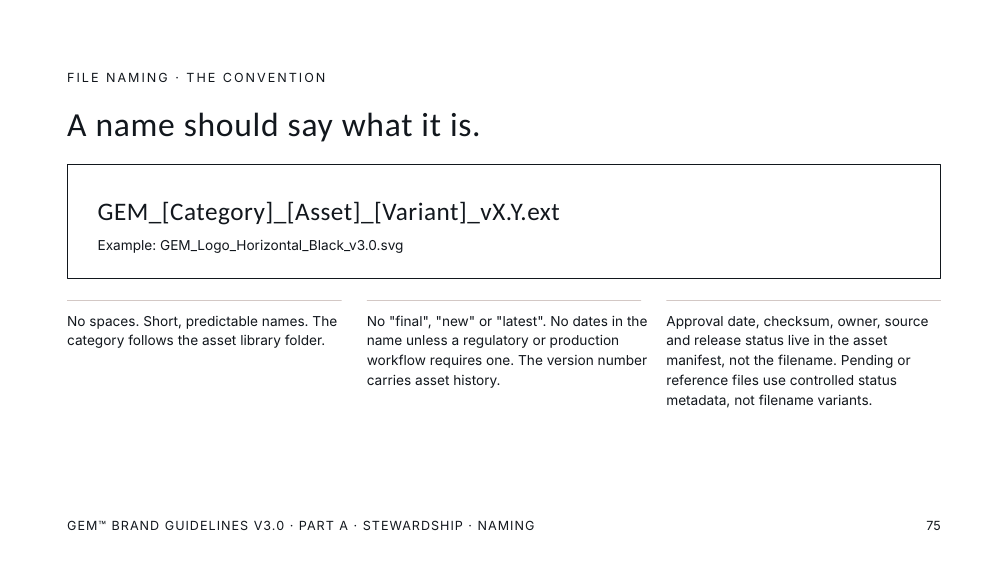
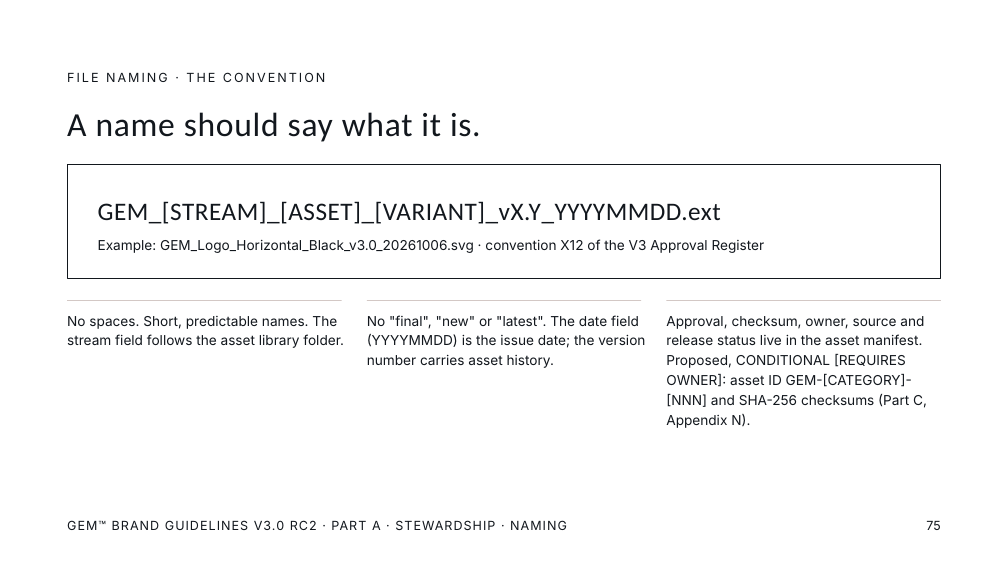
Before and after one commit to mashaelalh/GEM, a slide deck: slide 75 of GEM_V3_RC2/01_working/A-RC2.pptx. Drawn at 1008x567 pixels with LibreOffice and Linux fonts; fonts in the diff are those of the drawing. Boxes give left, top, right and bottom in pixels: in the first picture for what was removed or moved away, otherwise in the second. Text is boxed around its words. In the diff, an @@ line names an element or a change of style, - is before the commit and + after.

```diff
--- a/GEM_V3_RC2/01_working/A-RC2.pptx
+++ b/GEM_V3_RC2/01_working/A-RC2.pptx
@@ text at [98, 201, 721, 224]: text changed @@
-GEM_[Category]_[Asset]_[Variant]_vX.Y.ext
+GEM_[STREAM]_[ASSET]_[VARIANT]_vX.Y_YYYYMMDD.ext
@@ text at [98, 239, 765, 253]: text changed @@
-Example: GEM_Logo_Horizontal_Black_v3.0.svg
+Example: GEM_Logo_Horizontal_Black_v3.0_20261006.svg · convention X12 of the V3 Approval Register
@@ text at [67, 316, 344, 348]: text changed @@
-No spaces. Short, predictable names. The category follows the asset library folder.
+No spaces. Short, predictable names. The stream field follows the asset library folder.
@@ text at [367, 315, 645, 368]: text changed @@
-No "final", "new" or "latest". No dates in the name unless a regulatory or production workflow requires one. The version number carries asset history.
+No "final", "new" or "latest". The date field (YYYYMMDD) is the issue date; the version number carries asset history.
@@ text at [666, 316, 927, 408]: text changed @@
-Approval date, checksum, owner, source and release status live in the asset manifest, not the filename. Pending or reference files use controlled status metadata, not filename variants.
+Approval, checksum, owner, source and release status live in the asset manifest. Proposed, CONDITIONAL [REQUIRES OWNER]: asset ID GEM-[CATEGORY]-[NNN] and SHA-256 checksums (Part C, Appendix N).
@@ text at [67, 520, 567, 530]: text changed @@
-GEM™ BRAND GUIDELINES V3.0 · PART A · STEWARDSHIP · NAMING
+GEM™ BRAND GUIDELINES V3.0 RC2 · PART A · STEWARDSHIP · NAMING
```
Also in this commit, not shown: 63 other slides changed, 1 slide added, 4 other files.
